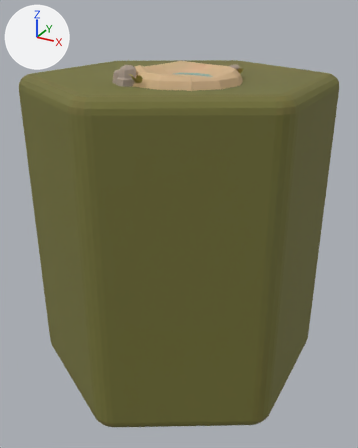
Before and after pictures for a commit that changed the glTF model public/models/Hex-projects.glb.
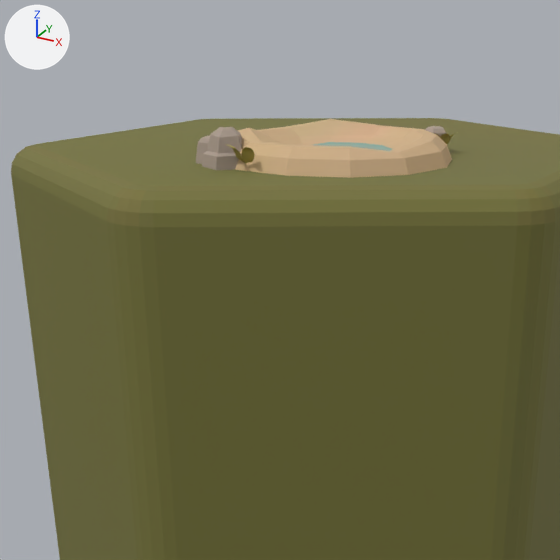
Old and new are each drawn whole from a camera (50 mm lens) standing at (1.503, -2.743, 0.223) and looking at (0.024, -0.053, -1.122) and again close up on the part from 4% to 83% of the width and 0% to 64% of the height. The lights are fixed; the arrows at upper left show +X, +Y and +Z. Where no turn or scale is listed for an object, it has been applied to the vertices.

Objects in the first close-up: 'Cylinder.001', 'Sphere.029_Material.001_0'.
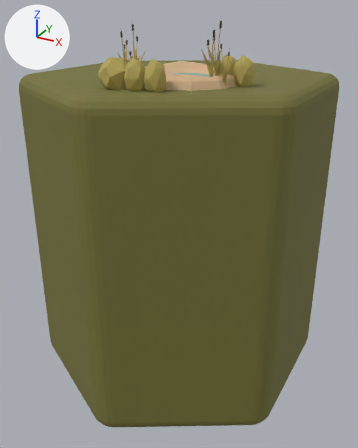
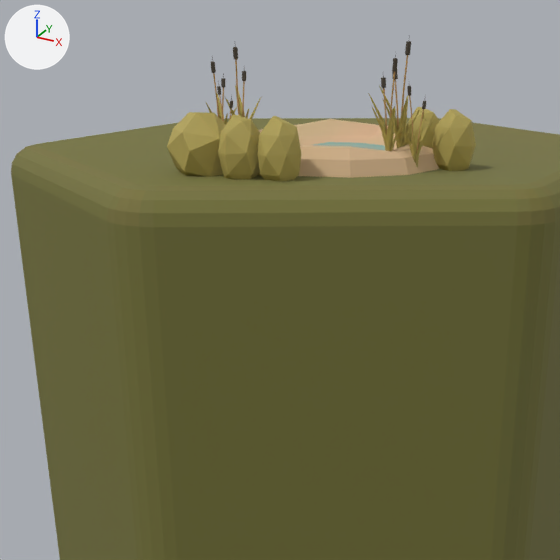
Pixel boxes [x1, y1, x2, y2] of what changed, in the close-ups (560 x 560 px):
```json
{"object": "Icosphere.021_Material.001_0", "change": "added", "after": [218, 115, 301, 181], "on screen": "yellow"}
{"object": "Icosphere.020_Material.001_0", "change": "added", "after": [167, 112, 226, 177], "on screen": "yellow"}
{"object": "Icosphere.024_Material.001_0", "change": "added", "after": [404, 107, 476, 171], "on screen": "yellow"}
{"object": "Plane.091_Material.001_0", "change": "added", "after": [368, 35, 433, 167], "on screen": "yellow"}
{"object": "Plane.089_Material.001_0", "change": "added", "after": [206, 47, 262, 124], "on screen": "brown"}
```

Scene script edits in JSON lines:
```json
{"op": "add", "block": "mat_material_016", "code": ["mat_material_016 = principled_material('Material.016')", "mat_material_016.texture = img_image_0", "mat_material_016.roughness = 0.821"]}
{"op": "add", "block": "me_plane_091_material_001_0", "code": ["me_plane_091_material_001_0 = bpy.data.meshes.new('Plane.091_Material.001_0')", "me_plane_091_material_001_0.from_pydata(...)  # 637 vertices, 1038 faces; spans x -0.358..-0.186, y -0.333..-0.171, z -0.104..0.229", "me_plane_091_material_001_0.materials.append(mat_material_016)  # picture img_image_0"]}
{"op": "add", "block": "me_plane_089_material_001_0", "code": ["me_plane_089_material_001_0 = bpy.data.meshes.new('Plane.089_Material.001_0')", "me_plane_089_material_001_0.from_pydata(...)  # 635 vertices, 1038 faces; spans x -0.39..-0.248, y 0.089..0.251, z -0.103..0.226", "me_plane_089_material_001_0.materials.append(mat_material_016)  # picture img_image_0"]}
{"op": "add", "block": "me_icosphere_024_material_001_0", "code": ["me_icosphere_024_material_001_0 = bpy.data.meshes.new('Icosphere.024_Material.001_0')", "me_icosphere_024_material_001_0.from_pydata(...)  # 72 vertices, 132 faces; spans x -0.006..0.201, y 0.592..0.756, z -0.179..-0.003", "me_icosphere_024_material_001_0.materials.append(mat_material_016)  # picture img_image_0"]}
{"op": "add", "block": "me_icosphere_021_material_001_0", "code": ["me_icosphere_021_material_001_0 = bpy.data.meshes.new('Icosphere.021_Material.001_0')", "me_icosphere_021_material_001_0.from_pydata(...)  # 72 vertices, 132 faces; spans x -0.157..0.049, y -0.496..-0.328, z -0.179..-0.003", "me_icosphere_021_material_001_0.materials.append(mat_material_016)  # picture img_image_0"]}
{"op": "add", "block": "me_icosphere_020_material_001_0", "code": ["me_icosphere_020_material_001_0 = bpy.data.meshes.new('Icosphere.020_Material.001_0')", "me_icosphere_020_material_001_0.from_pydata(...)  # 21 vertices, 38 faces; spans x -0.064..0.085, y -0.756..-0.589, z -0.179..-0.003", "me_icosphere_020_material_001_0.materials.append(mat_material_016)  # picture img_image_0"]}
{"op": "add", "block": "ob_plane_091_material_001_0", "code": ["ob_plane_091_material_001_0 = bpy.data.objects.new('Plane.091_Material.001_0', me_plane_091_material_001_0)", "ob_plane_091_material_001_0.location = (0.704, -0.124, -0.057)"]}
{"op": "add", "block": "ob_plane_089_material_001_0", "code": ["ob_plane_089_material_001_0 = bpy.data.objects.new('Plane.089_Material.001_0', me_plane_089_material_001_0)", "ob_plane_089_material_001_0.location = (0.191, -0.531, -0.076)"]}
{"op": "add", "block": "ob_icosphere_024_material_001_0", "code": ["ob_icosphere_024_material_001_0 = bpy.data.objects.new('Icosphere.024_Material.001_0', me_icosphere_024_material_001_0)", "ob_icosphere_024_material_001_0.location = (0.389, -0.948, 0.0)"]}
{"op": "add", "block": "ob_icosphere_021_material_001_0", "code": ["ob_icosphere_021_material_001_0 = bpy.data.objects.new('Icosphere.021_Material.001_0', me_icosphere_021_material_001_0)", "ob_icosphere_021_material_001_0.location = (0.234, -0.244, 0.0)"]}
{"op": "add", "block": "ob_icosphere_020_material_001_0", "code": ["ob_icosphere_020_material_001_0 = bpy.data.objects.new('Icosphere.020_Material.001_0', me_icosphere_020_material_001_0)", "ob_icosphere_020_material_001_0.location = (0.0, 0.0, 0.0)"]}
```
